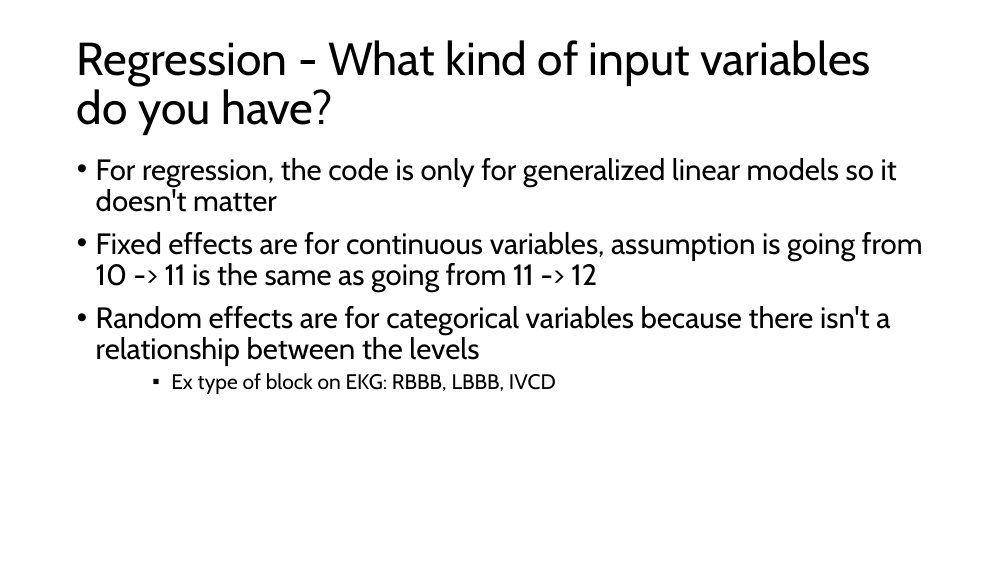
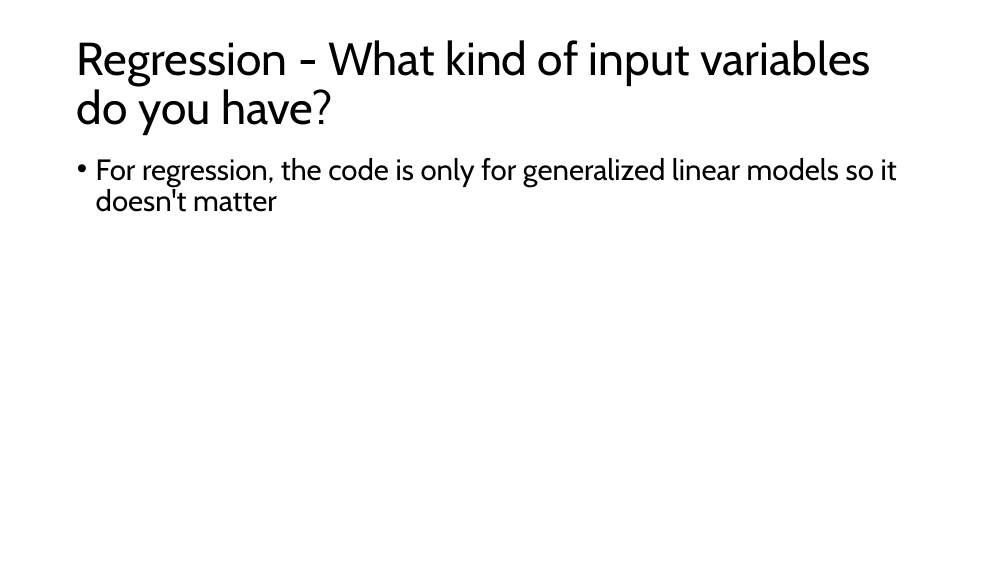
Before and after one commit to HTS-dev96/Pragmatic-R-and-Stats, a slide deck: slide 16 of Pratical Approach to stats and R.pptx (slide 15 before the commit). Drawn at 1008x567 pixels with LibreOffice and Linux fonts; fonts in the diff are those of the drawing. Boxes give left, top, right and bottom in pixels: in the first picture for what was removed or moved away, otherwise in the second. Text is boxed around its words. In the diff, an @@ line names an element or a change of style, - is before the commit and + after.

```diff
--- a/Pratical Approach to stats and R.pptx
+++ b/Pratical Approach to stats and R.pptx
@@ text at [96, 232, 923, 394]: paragraphs removed @@
-• Fixed effects are for continuous variables, assumption is going from 10 -> 11 is the same as going from 11 -> 12
-• Random effects are for categorical variables because there isn't a relationship between the levels
-    ▪ Ex type of block on EKG: RBBB, LBBB, IVCD
```
Also in this commit, not shown: 5 other slides changed, 2 slides added.
